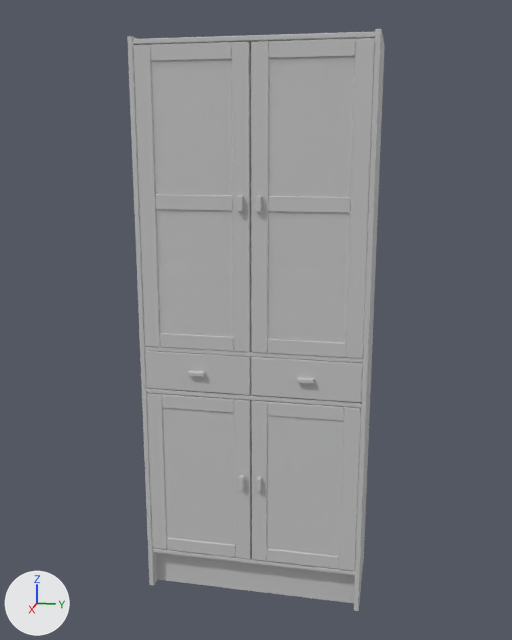
What one commit did to the COLLADA model models/glasscase/meshes/model.dae.
One viewpoint serves both versions: a 50 mm camera at (2.47, 0.48, 1.65) aimed at (0.0, -0.02, 1.03). The lights are fixed; the arrows at lower left show +X, +Y and +Z. Where no turn or scale is listed for an object, it has been applied to the vertices.

Before the edit, the objects in view are built like this:
```python
mat_bone = principled_material('bone')
mat_bone.base_color = (0.561, 0.561, 0.561)  # light grey #c5c5c5
mat_bone.roughness = 0.41
mat_flltgrey = principled_material('flltgrey')
mat_flltgrey.base_color = (0.825, 0.825, 0.825)  # white #eaeaea
mat_flltgrey.roughness = 0.35
mat_flltgrey_sweethome3d_window_pane_on_hinge_1_10 = principled_material('flltgrey_sweethome3d_window_pane_on_hinge_1_10')
mat_flltgrey_sweethome3d_window_pane_on_hinge_1_10.base_color = (0.825, 0.825, 0.825)  # white #eaeaea
mat_flltgrey_sweethome3d_window_pane_on_hinge_1_10.roughness = 0.35
mat_flltgrey_sweethome3d_window_pane_on_hinge_1_10.alpha = 0.5
me_sweethome3d_window_pane_on_hinge_2_13 = bpy.data.meshes.new('sweethome3d_window_pane_on_hinge_2_13')
me_sweethome3d_window_pane_on_hinge_2_13.from_pydata(...)  # 968 vertices, 1556 faces; spans x -0.19..0.2, y -0.4..0.4, z 0.0..1.98
# faces by material slot: [24, 1508, 24]
me_sweethome3d_window_pane_on_hinge_2_13.materials.append(mat_flltgrey_sweethome3d_window_pane_on_hinge_1_10)  # white #eaeaea
me_sweethome3d_window_pane_on_hinge_2_13.materials.append(mat_bone)  # light grey #c5c5c5
me_sweethome3d_window_pane_on_hinge_2_13.materials.append(mat_flltgrey)  # white #eaeaea
ob_glasscase = bpy.data.objects.new('glasscase', me_sweethome3d_window_pane_on_hinge_2_13)
ob_glasscase.location = (0.0, 0.0, 0.0)
```
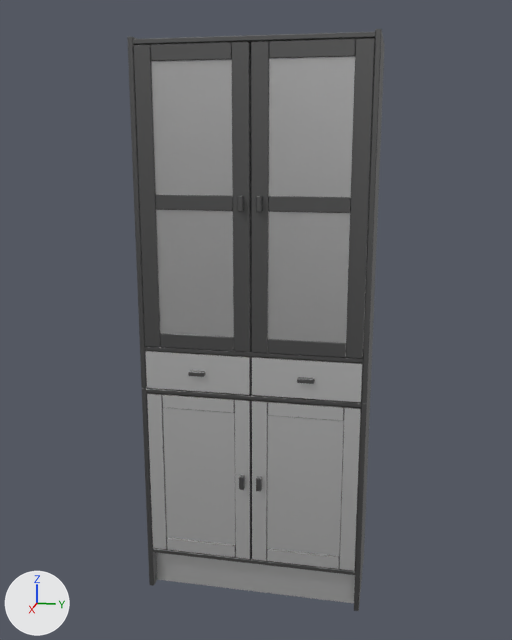
Changed parts and their boxes [x1, y1, x2, y2] in the pictures (512 x 640 px):
'glasscase', surface changed, recoloured
    both: [127, 29, 385, 611]
part 1 of me_sweethome3d_window_pane_on_hinge_2_13, recoloured
    both: [146, 352, 362, 603]

The change, as a diff of the scene's bpy script:
```diff
--- a/models/glasscase/meshes/model.dae.py
+++ b/models/glasscase/meshes/model.dae.py
@@ mat_flltgrey_sweethome3d_window_pane_on_hinge_1_10 @@
 mat_flltgrey_sweethome3d_window_pane_on_hinge_1_10.alpha = 0.5
+mat_flltgrey_sweethome3d_window_pane_on_hinge_1_10.metallic = 1.0
@@ mat_bone @@
 mat_bone = principled_material('bone')
-mat_bone.base_color = (0.561, 0.561, 0.561)  # light grey #c5c5c5
+mat_bone.base_color = (0.157, 0.157, 0.157)  # dark grey #6e6e6e
 mat_bone.roughness = 0.41
+mat_bone.metallic = 1.0
@@ mat_flltgrey @@
 mat_flltgrey.roughness = 0.35
+mat_flltgrey.metallic = 1.0
@@ me_sweethome3d_window_pane_on_hinge_2_13 @@
 me_sweethome3d_window_pane_on_hinge_2_13.from_pydata(...)  # 968 vertices, 1556 faces; spans x -0.19..0.2, y -0.4..0.4, z 0.0..1.98
 # used by ob_glasscase; location = (0.0, 0.0, 0.0)
+# me_sweethome3d_window_pane_on_hinge_2_13 part 1: 26 faces spanning x 0.14..0.18, y -0.39..0.39, z 0.0..0.94 switch from mat_bone (light grey #c5c5c5) to mat_flltgrey (white #eaeaea)
 me_sweethome3d_window_pane_on_hinge_2_13.materials.append(mat_flltgrey_sweethome3d_window_pane_on_hinge_1_10)
```
